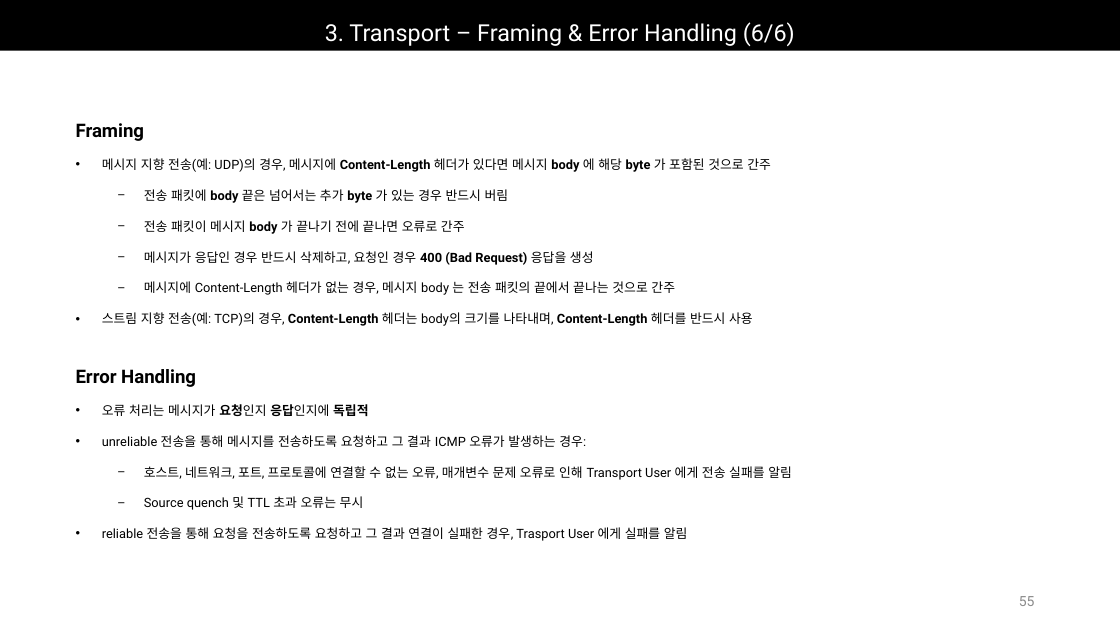
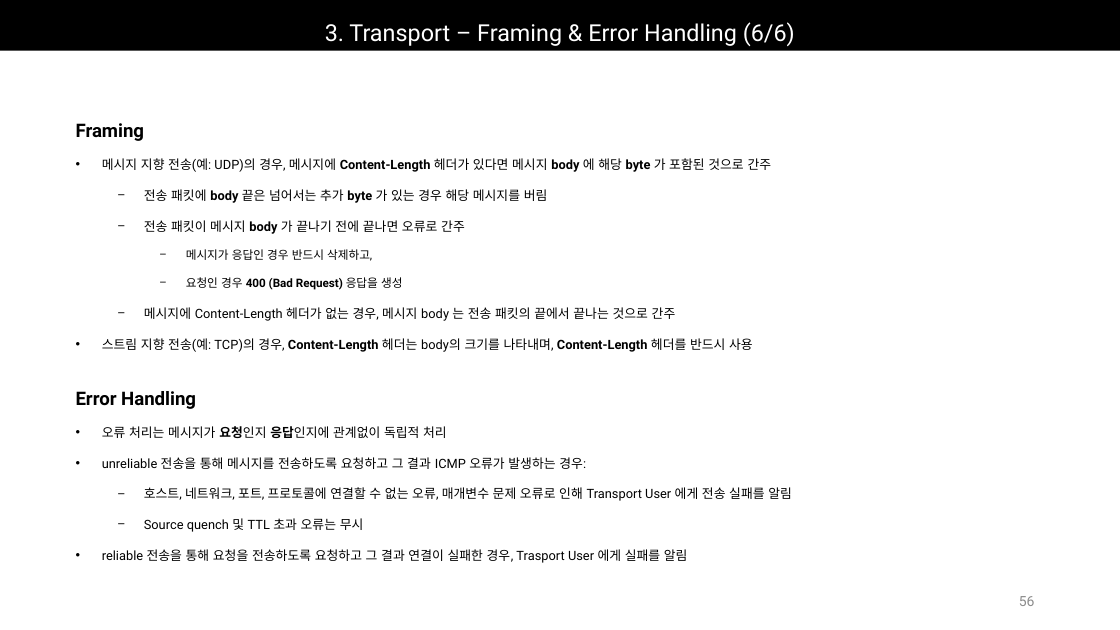
Before and after one commit to Epsilonely/SIP-Survey, a slide deck: slide 56 of 세미나 3차.pptx (slide 55 before the commit). Drawn at 1120x630 pixels with LibreOffice and Linux fonts; fonts in the diff are those of the drawing. Boxes give left, top, right and bottom in pixels: in the first picture for what was removed or moved away, otherwise in the second. Text is boxed around its words. In the diff, an @@ line names an element or a change of style, - is before the commit and + after.

```diff
--- a/세미나 3차.pptx
+++ b/세미나 3차.pptx
@@ text at [144, 189, 548, 203]: text changed @@
-  − 전송 패킷에 body 끝은 넘어서는 추가 byte 가 있는 경우 반드시 버림
+  − 전송 패킷에 body 끝은 넘어서는 추가 byte 가 있는 경우 해당 메시지를 버림
@@ text at [186, 249, 402, 290]: text changed; size 11 to 10 pt @@
-  − 메시지가 응답인 경우 반드시 삭제하고, 요청인 경우 400 (Bad Request) 응답을 생성
+    − 메시지가 응답인 경우 반드시 삭제하고,
+    − 요청인 경우 400 (Bad Request) 응답을 생성
@@ text "Error Handling": place and size @@
-text "Error Handling" at [76, 369, 792, 541]
+text "Error Handling" at [76, 391, 792, 563]
@@ text at [102, 426, 447, 438]: text changed @@
-• 오류 처리는 메시지가 요청인지 응답인지에 독립적
+• 오류 처리는 메시지가 요청인지 응답인지에 관계없이 독립적 처리
```
Also in this commit, not shown: 5 other slides changed, 4 slides added, 2 other files.
